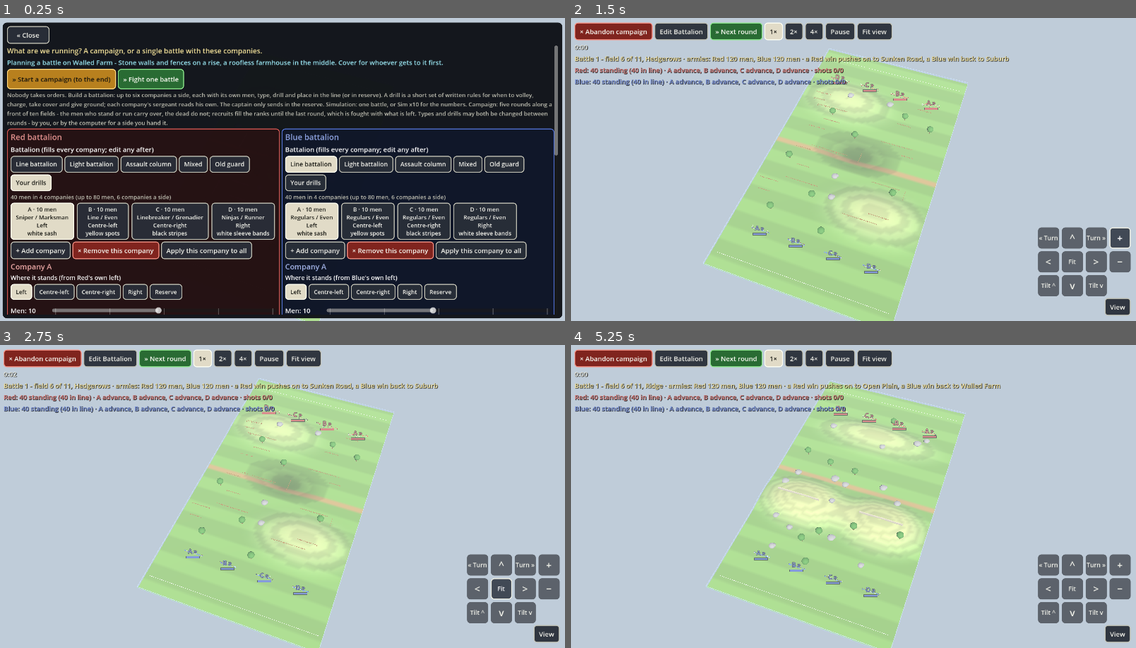
Above: before the commit, frames 1-4 (two rows, left to right).
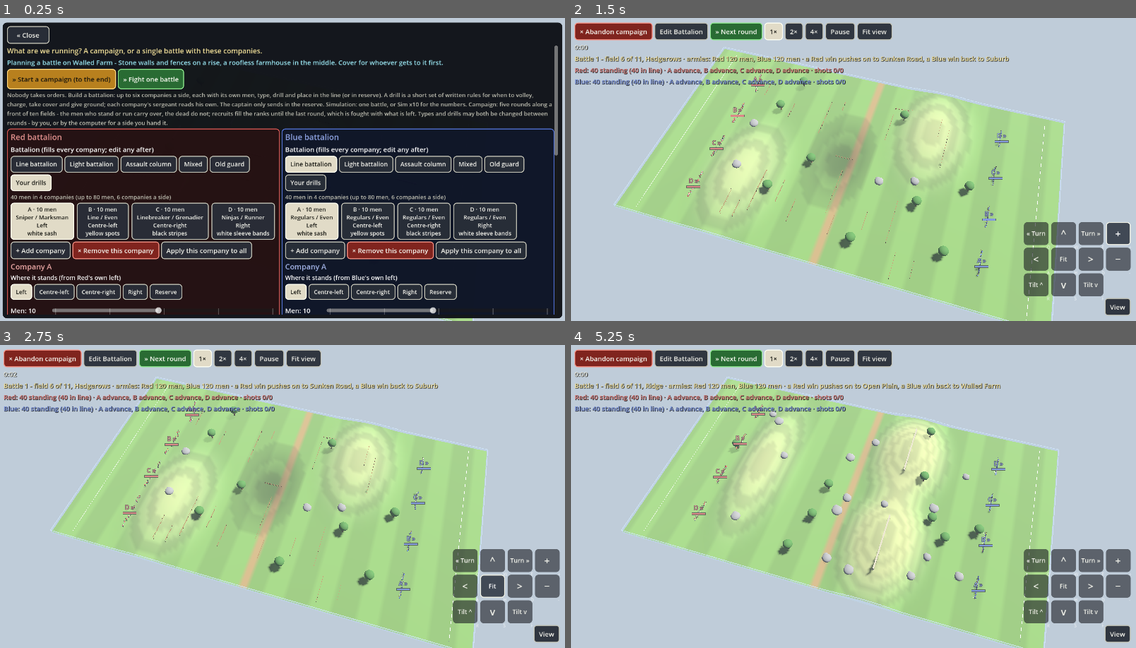
Above: after the commit, the same moments.

Repository: nathandunn/drillbook-bots
Game: Godot game, scene res://scenes/Main.tscn
Same seed, same stepped clock (60 frames per second), same inputs: the game is played once before the commit and once after it.
Inputs:
- Up to frame 1 (0.25 s): no input
- Up to frame 2 (1.5 s): click "» Start a campaign (to the en…" at 0.5 s; click "+" at 1.25 s
- Up to frame 3 (2.75 s): click "Fit" at 2 s
- Up to frame 4 (5.25 s): click "v" at 2.75 s; click "Tilt v" at 3.5 s; click "× Abandon campaign" at 4.25 s; click "» Start a campaign (to the en…" at 5 s

The runs differ from the first frame. In frame 1, less than 0.1% of the frame differs, in the area x 52-84%, y 99-100%; in frame 2, 40%, in the area x 7-100%, y 9-100%; in frame 3, 38%; in frame 4, 39%.
Error in both runs: Out of bounds get index '1' (on base: 'Array') (res://scripts/main.gd:733)

Commit message:
View opens with Red on the left (each battle and on Fit); keyboard for the view pad (Q/E turn, R/F tilt, WASD/arrows pan, +/- zoom, H fit), keys shown on the buttons
Co-Authored-By: Claude Opus 5.5 <noreply@anthropic.com>
Claude-Session: https://claude.ai/code/session_0151CJsskN2V3a8mXPF74qvd

Diff:
--- a/scripts/camera_rig.gd
+++ b/scripts/camera_rig.gd
@@ -13,8 +13,12 @@
 	Vector3(Field.HALF_X, 6.0, -Field.HALF_Z), Vector3(-Field.HALF_X, 6.0, Field.HALF_Z),
 ]
 
-var yaw := 0.35
-var pitch := 0.95
+## The opening view looks across the field from its west edge, so Red (north, -z) is on the
+## left of the screen and Blue on the right - as on the campaign front map.
+const HOME_YAW := -PI * 0.5 + 0.3
+const HOME_PITCH := 0.95
+var yaw := HOME_YAW
+var pitch := HOME_PITCH
 var dist := 120.0
 var fit_all := true
 var _cam: Camera3D
@@ -47,6 +51,8 @@
 func refit() -> void:
 	fit_all = true
 	_focus = Vector3.ZERO
+	yaw = HOME_YAW       # Red on the left, every battle and on Fit
+	pitch = HOME_PITCH
 
 
 ## Turn about the focus (radians); tilt up or down.
--- a/scripts/hud.gd
+++ b/scripts/hud.gd
@@ -908,6 +908,12 @@
 
 
 func _unhandled_input(event: InputEvent) -> void:
+	if event is InputEventKey and event.pressed and not event.echo and (event.physical_keycode == KEY_H or event.physical_keycode == KEY_HOME):
+		var shut := not ((teams_overlay != null and teams_overlay.visible) or (results_overlay != null and results_overlay.visible))
+		if shut and not _typing():
+			fit_requested.emit()
+			get_viewport().set_input_as_handled()
+			return
 	if not event.is_action_pressed("ui_cancel"):
 		return
 	var open := (teams_overlay != null and teams_overlay.visible) or (results_overlay != null and results_overlay.visible)
@@ -1527,6 +1533,21 @@
 ## Hold a button to keep turning, panning or zooming; Fit fits the whole field again.
 var _pad_hold := {}          # button id -> held
 var _pad_box: Control = null
+const PAD_KEYS := {
+	"rot_l": [KEY_Q], "rot_r": [KEY_E], "tilt_u": [KEY_R], "tilt_d": [KEY_F],
+	"pan_u": [KEY_W, KEY_UP], "pan_d": [KEY_S, KEY_DOWN], "pan_l": [KEY_A, KEY_LEFT], "pan_r": [KEY_D, KEY_RIGHT],
+	"zoom_in": [KEY_EQUAL, KEY_PLUS, KEY_KP_ADD], "zoom_out": [KEY_MINUS, KEY_KP_SUBTRACT],
+}
+const PAD_KEY_LABEL := {
+	"rot_l": "Q", "rot_r": "E", "tilt_u": "R", "tilt_d": "F", "pan_u": "W", "pan_d": "S",
+	"pan_l": "A", "pan_r": "D", "zoom_in": "+", "zoom_out": "-", "fit": "H",
+}
+
+
+## A text box has the keys: the view keys stand aside.
+func _typing() -> bool:
+	var f := get_viewport().gui_get_focus_owner()
+	return f is LineEdit or f is TextEdit
 
 
 func build_cam_pad() -> void:
@@ -1549,9 +1570,9 @@
 	_pad_box = grid
 	toggle.pressed.connect(func(): grid.visible = not grid.visible)
 	var cells := [
-		["rot_l", "« Turn", "Turn left"], ["pan_u", "^", "Pan away"], ["rot_r", "Turn »", "Turn right"], ["zoom_in", "+", "Zoom in"],
-		["pan_l", "<", "Pan left"], ["fit", "Fit", "Fit the whole field"], ["pan_r", ">", "Pan right"], ["zoom_out", "−", "Zoom out"],
-		["tilt_u", "Tilt ^", "Look down more"], ["pan_d", "v", "Pan toward"], ["tilt_d", "Tilt v", "Look along the ground"], ["", "", ""],
+		["rot_l", "« Turn", "Turn left (Q)"], ["pan_u", "^", "Pan away (W or Up)"], ["rot_r", "Turn »", "Turn right (E)"], ["zoom_in", "+", "Zoom in (+ or =)"],
+		["pan_l", "<", "Pan left (A or Left)"], ["fit", "Fit", "Fit the whole field, Red on the left (H)"], ["pan_r", ">", "Pan right (D or Right)"], ["zoom_out", "−", "Zoom out (-)"],
+		["tilt_u", "Tilt ^", "Look down more (R)"], ["pan_d", "v", "Pan toward (S or Down)"], ["tilt_d", "Tilt v", "Look along the ground (F)"], ["", "", ""],
 	]
 	for c in cells:
 		if c[0] == "":
@@ -1560,7 +1581,7 @@
 		var b := Button.new()
 		b.text = c[1]
 		b.tooltip_text = c[2]
-		b.custom_minimum_size = Vector2(48, 48)
+		b.custom_minimum_size = Vector2(56, 52)
 		b.add_theme_font_size_override("font_size", 22 if String(c[1]).length() == 1 else 14)
 		b.focus_mode = Control.FOCUS_NONE
 		var sb := StyleBoxFlat.new()
@@ -1568,6 +1589,16 @@
 		sb.set_corner_radius_all(8)
 		b.add_theme_stylebox_override("normal", sb)
 		var id: String = c[0]
+		var kl := Label.new()   # the key, small, in the corner
+		kl.text = PAD_KEY_LABEL[id]
+		kl.add_theme_font_size_override("font_size", 10)
+		kl.add_theme_color_override("font_color", Color(1, 1, 1, 0.55))
+		kl.set_anchors_preset(Control.PRESET_BOTTOM_RIGHT)
+		kl.grow_horizontal = Control.GROW_DIRECTION_BEGIN
+		kl.grow_vertical = Control.GROW_DIRECTION_BEGIN
+		kl.position = Vector2(-4, -2)
+		kl.mouse_filter = Control.MOUSE_FILTER_IGNORE
+		b.add_child(kl)
 		if id == "fit":
 			b.pressed.connect(func(): fit_requested.emit())
 		else:
@@ -1587,10 +1618,18 @@
 			_pad_hold.clear()
 	if cam != null:
 		cam.input_blocked = open
-	if cam == null or _pad_hold.is_empty():
+	if cam == null or open:
+		return
+	var held := _pad_hold.duplicate()
+	if not _typing():
+		for id in PAD_KEYS:
+			for k in PAD_KEYS[id]:
+				if Input.is_physical_key_pressed(k):
+					held[id] = true
+	if held.is_empty():
 		return
 	var rate := delta / maxf(Engine.time_scale, 0.001)   # the pad runs on real time, not battle time
-	for id in _pad_hold:
+	for id in held:
 		match id:
 			"rot_l":
 				cam.rotate_view(1.4 * rate)
